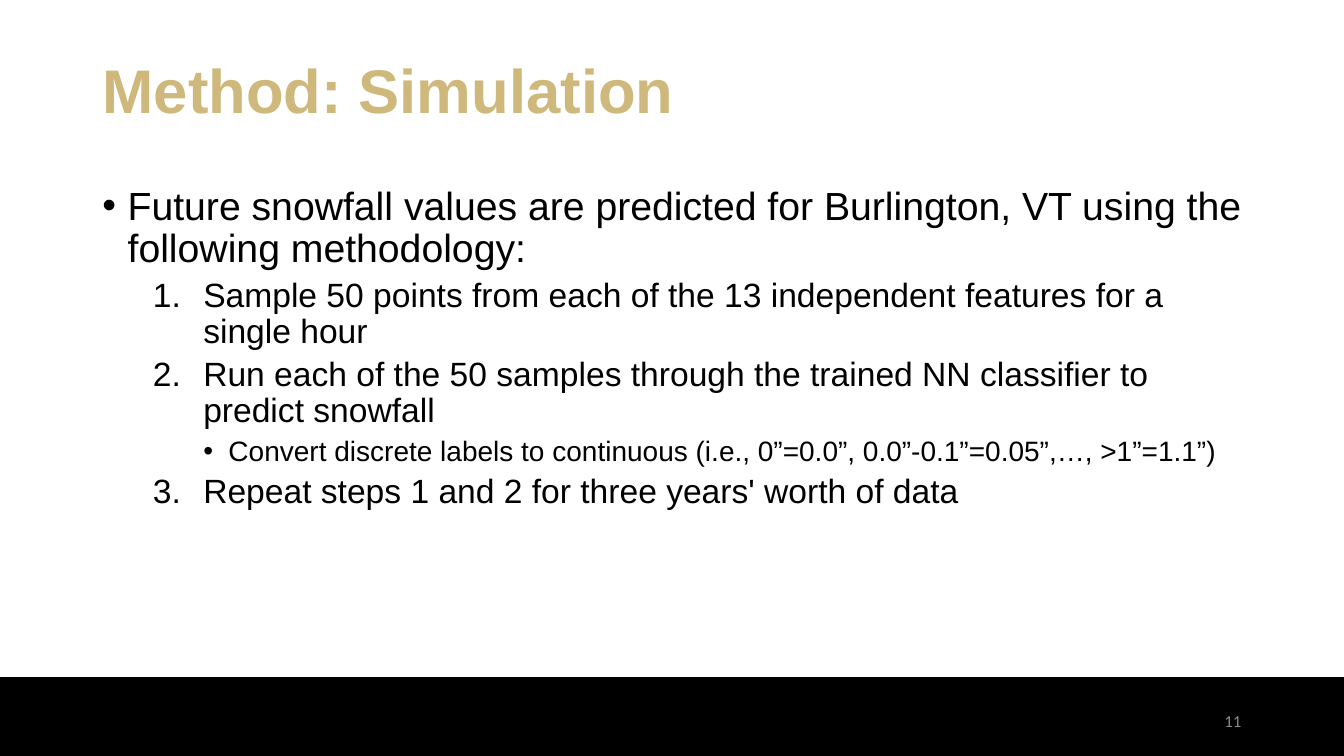
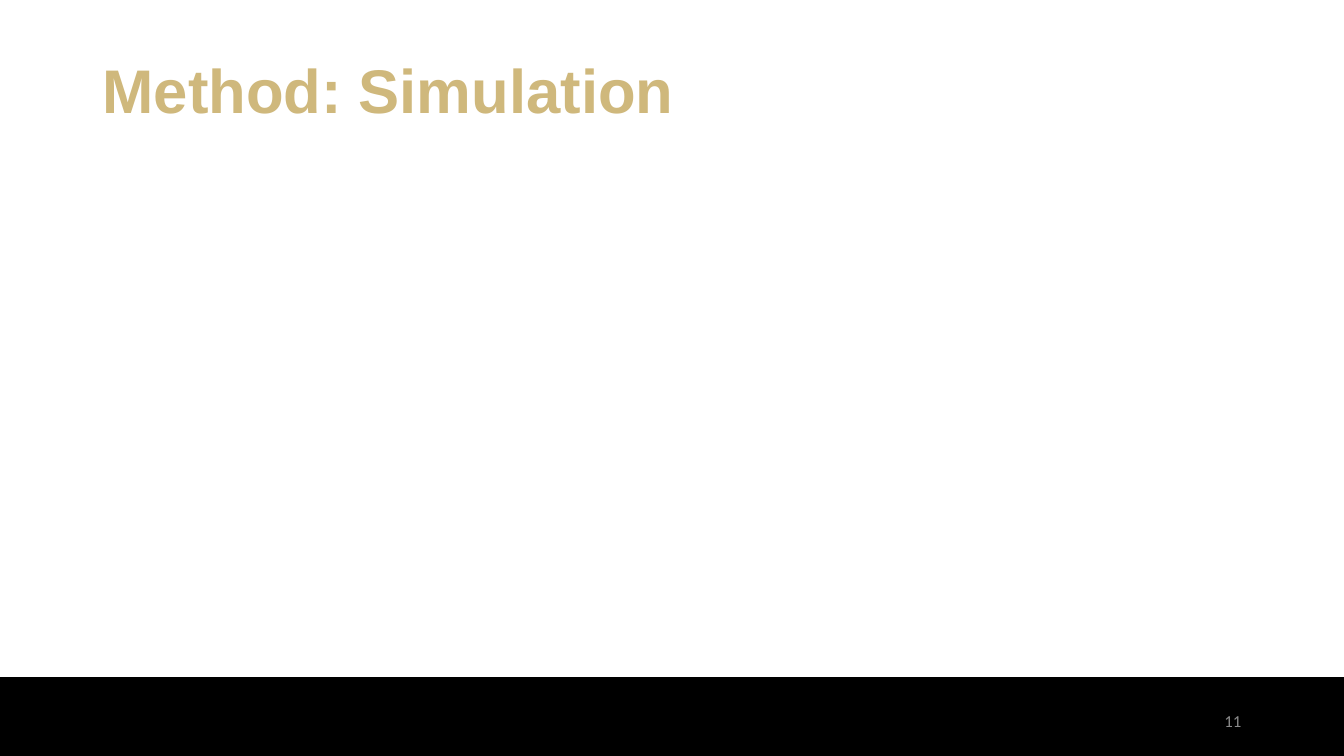
Before and after one commit to eli-kravitz/snowfall_prediction_vt, a slide deck: slide 11 of EliKravitz_ProjectPresentation.pptx. Drawn at 1344x756 pixels with LibreOffice and Linux fonts; fonts in the diff are those of the drawing; grey boxes stand for pictures; background and template pictures are left out. Boxes give left, top, right and bottom in pixels: in the first picture for what was removed or moved away, otherwise in the second. Text is boxed around its words. In the diff, an @@ line names an element or a change of style, - is before the commit and + after.

```diff
--- a/EliKravitz_ProjectPresentation.pptx
+++ b/EliKravitz_ProjectPresentation.pptx
@@ text removed at (128,191,1241,510) @@
-• Future snowfall values are predicted for Burlington, VT using the following methodology:
-  1. Sample 50 points from each of the 13 independent features for a single hour
-  2. Run each of the 50 samples through the trained NN classifier to predict snowfall
-    • Convert discrete labels to continuous (i.e., 0”=0.0”, 0.0”-0.1”=0.05”,…, >1”=1.1”)
-  3. Repeat steps 1 and 2 for three years' worth of data
```
Also in this commit, not shown: 6 other slides changed, 3 slides added, 2 other files.
